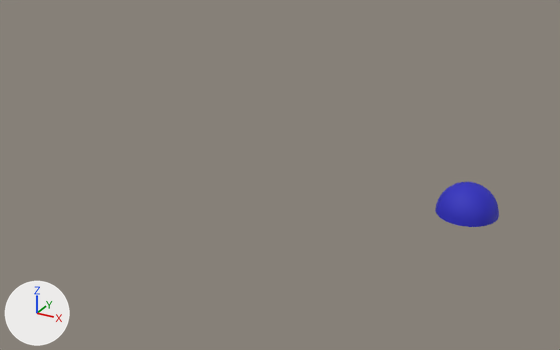
One commit to the OBJ model models/object1141.obj: the scene before it, then after it.
Before and after are seen from a camera (50 mm lens) standing at (1.76, -2.73, 1.27) and looking at (0.24, 0.04, -0.12). The axes (+X, +Y, +Z) are drawn at lower left. The lights are the same throughout. Where no turn or scale is listed for an object, it has been applied to the vertices.
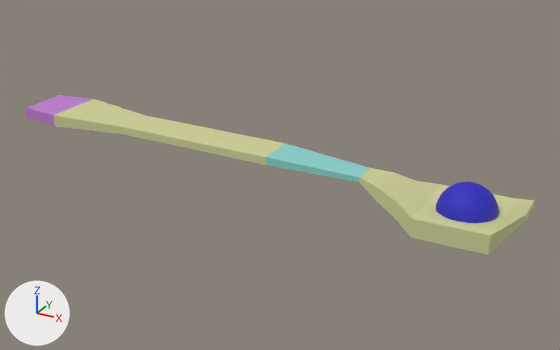
Where the change shows, as pixel boxes [x1, y1, x2, y2] in the pictures (560 x 350 px):
'object1141', reshaped (685% wider, 250% taller)
    before: [435, 182, 499, 227]
    after: [26, 95, 535, 255]
part 1 of me_object1141, added (beige)
    after: [26, 95, 535, 255]

Edits to the bpy script that builds the scene:
```text
Add mat_material_002:
    mat_material_002 = principled_material('Material.002')
    mat_material_002.base_color = (0.258, 0.64, 0.604)  # cyan #8bd1cc
    mat_material_002.roughness = 0.69
Add mat_material:
    mat_material = principled_material('Material')
    mat_material.base_color = (0.634, 0.64, 0.312)  # beige #d0d198
    mat_material.roughness = 0.69
Add mat_material_001:
    mat_material_001 = principled_material('Material.001')
    mat_material_001.base_color = (0.522, 0.202, 0.64)  # purple #bf7cd1
    mat_material_001.roughness = 0.69
Change me_object1141:
    used by ob_object1141; location = (0.0, 0.0, 0.0)
    remove me_object1141.from_pydata(...)  # 257 vertices, 480 faces; spans x 0.973..1.214, y -0.121..0.121, z -0.08..0.041
    add me_object1141.from_pydata(...)  # 357 vertices, 676 faces; spans x -1.111..1.328, y -0.18..0.18, z -0.146..0.041
    me_object1141 part 1: a new loose piece of 100 vertices spanning x -1.111..1.328, y -0.18..0.18, z -0.146..0.029
    add me_object1141.materials.append(mat_material)  # beige #d0d198
    add me_object1141.materials.append(mat_material_001)  # purple #bf7cd1
    add me_object1141.materials.append(mat_material_002)  # cyan #8bd1cc
```
